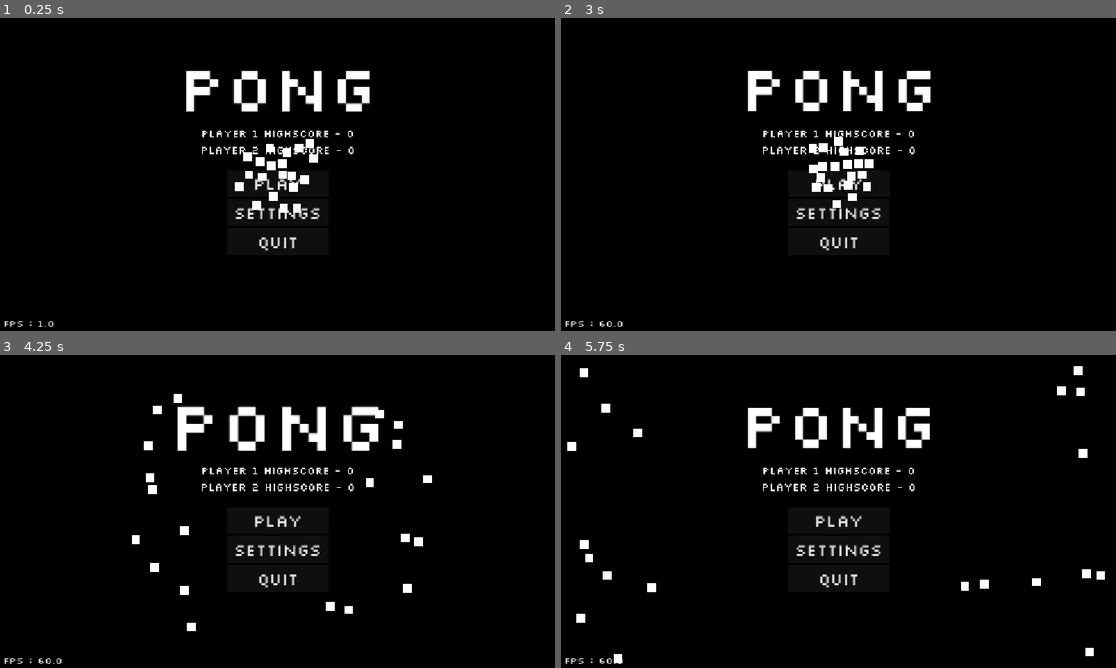
Above: before the commit, frames 1-4 (two rows, left to right).
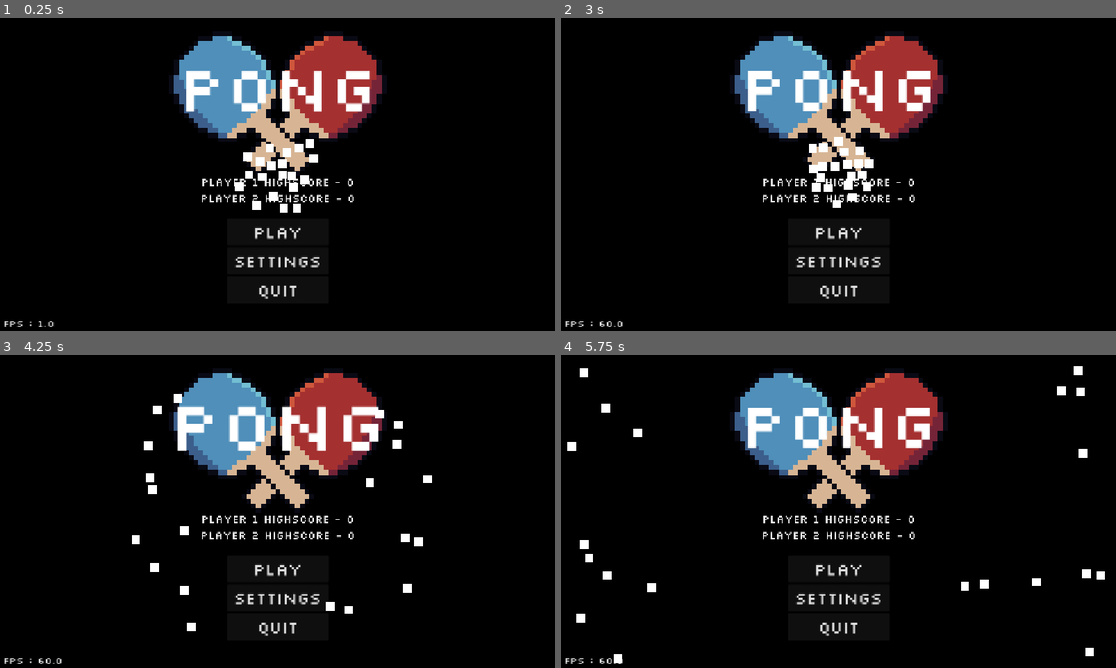
Above: after the commit, the same moments.

Repository: SlapMeLeft/Pong
Game: Godot game, scene res://Scenes/Main_Menu.tscn
The game is run twice, just before and just after one commit, with the same random seed, the same clock (stepped at 60 frames per second) and the same inputs.
Inputs (mouse positions are in pixels of both pictures, inside the frame that each line leads up to):
- Up to frame 1 (0.25 s): no input
- Up to frame 2 (3 s): click "Settings" at 0.5 s; click "Windowed" at 1.25 s; click "Borderless" at 2 s; click "Back To Menu" at 2.75 s
- Up to frame 3 (4.25 s): click (155, 580) at 3.5 s, where only the run before the commit has a clickable "Windowed"
- Up to frame 4 (5.75 s): click (716, 599) at 4.25 s, where only the run before the commit has a clickable "Borderless"; click (838, 655) at 5 s, where only the run before the commit has a clickable "Back To Menu"

The runs differ from the first frame. In frame 1, 9.7% of the frame differs, in the area x 31-69%, y 5-90%; in frame 2, 9.7%; in frame 3, 9.9%; in frame 4, 10%.

Commit message:
Added PNG to Main Menu, fixed pause menu and settings menu

Diff:
--- a/Scenes/Game.tscn
+++ b/Scenes/Game.tscn
@@ -54,7 +54,7 @@
 "times": PackedFloat32Array(0, 0.3, 0.6),
 "transitions": PackedFloat32Array(1, 1, 1),
 "update": 0,
-"values": [Vector2(1, 1), Vector2(1.3, 1.3), Vector2(1, 1)]
+"values": [Vector2(1, 1), Vector2(1.5, 1.5), Vector2(1, 1)]
 }
 
 [sub_resource type="AnimationLibrary" id="AnimationLibrary_3so38"]
--- a/Scenes/Main_Menu.tscn
+++ b/Scenes/Main_Menu.tscn
@@ -1,6 +1,7 @@
 [gd_scene format=3 uid="uid://s7wgnbiqw150"]
 
 [ext_resource type="Script" uid="uid://4m81pbcfjof2" path="res://Scripts/main_menu.gd" id="1_rmbjf"]
+[ext_resource type="Texture2D" uid="uid://bq7n6j44iaald" path="res://Assets/Icons/Red And Blue TabbleTennis bat.png" id="2_1edw4"]
 [ext_resource type="FontFile" uid="uid://bl83ig2nqptj2" path="res://Fonts/Silkscreen-Regular.ttf" id="2_b7rmo"]
 [ext_resource type="Script" uid="uid://duldqr2y1spqi" path="res://Scripts/Tweens/play_button_tween.gd" id="3_00u4r"]
 [ext_resource type="Script" uid="uid://prj3x8nhx612" path="res://Scenes/ball.gd" id="3_b7rmo"]
@@ -75,6 +76,7 @@
 script = ExtResource("1_rmbjf")
 
 [node name="ColorRect" type="ColorRect" parent="." unique_id=168861196]
+z_index = -2
 layout_mode = 1
 anchors_preset = 15
 anchor_right = 1.0
@@ -83,7 +85,14 @@
 grow_vertical = 2
 color = Color(0, 0, 0, 1)
 
+[node name="Sprite2D" type="Sprite2D" parent="." unique_id=925694240]
+texture_filter = 1
+position = Vector2(576, 177.49)
+scale = Vector2(10, 10)
+texture = ExtResource("2_1edw4")
+
 [node name="Title" type="Label" parent="." unique_id=1124019174]
+z_index = 1
 texture_filter = 4
 layout_mode = 1
 anchors_preset = 8
@@ -105,6 +114,7 @@
 libraries/ = SubResource("AnimationLibrary_00u4r")
 
 [node name="p1HighScore" type="Label" parent="." unique_id=1207548931]
+z_index = 1
 texture_filter = 2
 layout_mode = 1
 anchors_preset = 8
@@ -113,9 +123,9 @@
 anchor_right = 0.5
 anchor_bottom = 0.5
 offset_left = -404.0
-offset_top = -168.49995
+offset_top = -68.5
 offset_right = 404.0
-offset_bottom = -1.5
+offset_bottom = 98.5
 grow_horizontal = 2
 grow_vertical = 2
 scale = Vector2(0.41, 0.41)
@@ -126,6 +136,7 @@
 vertical_alignment = 1
 
 [node name="HighScore2" type="Label" parent="." unique_id=547025638]
+z_index = 1
 texture_filter = 2
 layout_mode = 1
 anchors_preset = 8
@@ -134,9 +145,9 @@
 anchor_right = 0.5
 anchor_bottom = 0.5
 offset_left = -404.0
-offset_top = -134.49995
+offset_top = -34.5
 offset_right = 404.0
-offset_bottom = 32.5
+offset_bottom = 132.49997
 grow_horizontal = 2
 grow_vertical = 2
 scale = Vector2(0.41, 0.41)
@@ -147,16 +158,17 @@
 vertical_alignment = 1
 
 [node name="VBoxContainer" type="VBoxContainer" parent="." unique_id=1151209125]
+z_index = 1
 layout_mode = 1
 anchors_preset = 8
 anchor_left = 0.5
 anchor_top = 0.5
 anchor_right = 0.5
 anchor_bottom = 0.5
-offset_left = -83.0
-offset_top = -66.42499
-offset_right = 83.0
-offset_bottom = 224.57501
+offset_left = -106.0
+offset_top = 33.575012
+offset_right = 106.0
+offset_bottom = 324.575
 grow_horizontal = 2
 grow_vertical = 2
 alignment = 1
--- a/Scenes/global.tscn
+++ b/Scenes/global.tscn
@@ -17,6 +17,7 @@
 color = Color(0, 0, 0, 1)
 
 [node name="Music" type="AudioStreamPlayer2D" parent="." unique_id=1183682478]
+process_mode = 3
 stream = ExtResource("1_o8ivi")
 volume_db = 15.0
 autoplay = true
--- a/Scenes/pause_menu.tscn
+++ b/Scenes/pause_menu.tscn
@@ -8,6 +8,7 @@
 [ext_resource type="Script" uid="uid://cumghg5xmulw1" path="res://Scripts/Tweens/quit_button_tween.gd" id="6_stj27"]
 
 [node name="Pause Menu" type="CanvasLayer" unique_id=974073145]
+process_mode = 3
 visible = false
 script = ExtResource("1_nwcfo")
 
@@ -126,16 +127,29 @@
 custom_minimum_size = Vector2(0, 20)
 layout_mode = 2
 
-[node name="FPS Counter" type="Label" parent="Controls" unique_id=782148995]
+[node name="Label" type="Label" parent="Controls" unique_id=1743164832]
 texture_filter = 4
 layout_mode = 2
 theme_override_fonts/font = ExtResource("1_hdmo1")
 theme_override_font_sizes/font_size = 22
-text = "FPS Counter - B"
+text = "Player 1 - wasd"
 horizontal_alignment = 1
 vertical_alignment = 1
 
 [node name="|" type="Control" parent="Controls" unique_id=1267610362]
+custom_minimum_size = Vector2(0, 12)
+layout_mode = 2
+
+[node name="Label2" type="Label" parent="Controls" unique_id=712080264]
+texture_filter = 4
+layout_mode = 2
+theme_override_fonts/font = ExtResource("1_hdmo1")
+theme_override_font_sizes/font_size = 22
+text = "player 2 - arrow keys"
+horizontal_alignment = 1
+vertical_alignment = 1
+
+[node name="|3" type="Control" parent="Controls" unique_id=1479146602]
 custom_minimum_size = Vector2(0, 12)
 layout_mode = 2
 
@@ -148,29 +162,16 @@
 horizontal_alignment = 1
 vertical_alignment = 1
 
-[node name="|3" type="Control" parent="Controls" unique_id=1479146602]
+[node name="|4" type="Control" parent="Controls" unique_id=647116971]
 custom_minimum_size = Vector2(0, 12)
 layout_mode = 2
 
-[node name="Label" type="Label" parent="Controls" unique_id=1743164832]
+[node name="FPS Counter" type="Label" parent="Controls" unique_id=782148995]
 texture_filter = 4
 layout_mode = 2
 theme_override_fonts/font = ExtResource("1_hdmo1")
 theme_override_font_sizes/font_size = 22
-text = "Player 1 - wasd"
-horizontal_alignment = 1
-vertical_alignment = 1
-
-[node name="|4" type="Control" parent="Controls" unique_id=647116971]
-custom_minimum_size = Vector2(0, 12)
-layout_mode = 2
-
-[node name="Label2" type="Label" parent="Controls" unique_id=712080264]
-texture_filter = 4
-layout_mode = 2
-theme_override_fonts/font = ExtResource("1_hdmo1")
-theme_override_font_sizes/font_size = 22
-text = "player 2 - arrow keys"
+text = "FPS Counter - B"
 horizontal_alignment = 1
 vertical_alignment = 1
 
--- a/Scenes/settings.tscn
+++ b/Scenes/settings.tscn
@@ -11,30 +11,24 @@
 [ext_resource type="Script" uid="uid://cfg3mc3gjd26q" path="res://Scripts/Tweens/settings_reset_save_button_tween.gd" id="9_vmqi3"]
 [ext_resource type="Script" uid="uid://5kv1n5up2nih" path="res://Scripts/Tweens/settings_confirm_button_tween.gd" id="10_g8dc3"]
 
-[node name="Settings" type="Control" unique_id=337094151]
-layout_mode = 3
+[node name="Settings" type="CanvasLayer" unique_id=1140067159]
+process_mode = 3
+visible = false
+script = ExtResource("1_i44u3")
+
+[node name="SFX Audio test" type="AudioStreamPlayer2D" parent="." unique_id=651202992]
+stream = ExtResource("2_lhmql")
+bus = &"SFX"
+
+[node name="ColorRect" type="ColorRect" parent="." unique_id=815370026]
 anchors_preset = 15
 anchor_right = 1.0
 anchor_bottom = 1.0
 grow_horizontal = 2
 grow_vertical = 2
-script = ExtResource("1_i44u3")
-
-[node name="SFX Audio test" type="AudioStreamPlayer2D" parent="." unique_id=651202992]
-stream = ExtResource("2_lhmql")
-bus = &"SFX"
-
-[node name="ColorRect" type="ColorRect" parent="." unique_id=815370026]
-layout_mode = 1
-anchors_preset = 15
-anchor_right = 1.0
-anchor_bottom = 1.0
-grow_horizontal = 2
-grow_vertical = 2
 color = Color(0, 0, 0, 1)
 
 [node name="Settings" type="VBoxContainer" parent="." unique_id=1457971626]
-layout_mode = 1
 anchors_preset = 8
 anchor_left = 0.5
 anchor_top = 0.5
@@ -129,7 +123,6 @@
 script = ExtResource("7_ieo4m")
 
 [node name="Menu Button" type="VBoxContainer" parent="." unique_id=679836683]
-layout_mode = 1
 anchors_preset = 7
 anchor_left = 0.5
 anchor_top = 1.0
@@ -148,7 +141,6 @@
 script = ExtResource("8_1c72s")
 
 [node name="Save Reset" type="VBoxContainer" parent="." unique_id=281377663]
-layout_mode = 1
 anchors_preset = 5
 anchor_left = 0.5
 anchor_right = 0.5
@@ -176,7 +168,6 @@
 script = ExtResource("10_g8dc3")
 
 [node name="Controls" type="VBoxContainer" parent="." unique_id=578805407]
-layout_mode = 1
 anchors_preset = 6
 anchor_left = 1.0
 anchor_top = 0.5
--- a/Scripts/game.gd
+++ b/Scripts/game.gd
@@ -2,6 +2,11 @@
 
 @onready var pause_menu: CanvasLayer = $"Pause Menu"
 @onready var animation_player: AnimationPlayer = $"Ball Speed/AnimationPlayer"
+
+
+func _ready() -> void:
+	pause_menu.hide()
+	animation_player.play("Idle_rotate")
 
 
 func _unhandled_input(event: InputEvent) -> void:
@@ -9,10 +14,8 @@
 		if get_tree().paused:
 			get_tree().paused = false
 			pause_menu.hide()
+			animation_player.play()
 		else:
+			get_tree().paused = true
 			pause_menu.show()
 			animation_player.pause()
-
-
-func _ready() -> void:
-	animation_player.play("Idle_rotate")
--- a/Scripts/main_menu.gd
+++ b/Scripts/main_menu.gd
@@ -6,6 +6,9 @@
 @onready var high_score_label: Label = $HighScore
 @onready var p1_high_score: Label = $p1HighScore
 @onready var p2_high_score: Label = $HighScore2
+
+
+
 
 
 func _ready() -> void:
@@ -22,7 +25,7 @@
 
 func _on_settings_button_pressed() -> void:
 	get_tree().change_scene_to_file("res://Scenes/settings.tscn")
-
+	Settings.show()
 
 func _on_quit_button_pressed() -> void:
 	get_tree().quit()
--- a/Scripts/pause_menu.gd
+++ b/Scripts/pause_menu.gd
@@ -6,17 +6,20 @@
 
 
 func _on_resume_pressed() -> void:
+	unpaused()
 	pause_menu.hide()
 	set_physics_process(true)
 	animation_player.play()
 
 
 func _on_restart_pressed() -> void:
+	unpaused()
 	get_tree().change_scene_to_file("res://Scenes/Game.tscn")
 	pause_menu.hide()
 
 
 func _on_main_menu_pressed() -> void:
+	unpaused()
 	get_tree().change_scene_to_file("res://Scenes/Main_Menu.tscn")
 	Input.mouse_mode = Input.MOUSE_MODE_VISIBLE
 	pause_menu.hide()
@@ -24,3 +27,7 @@
 
 func _on_quit_pressed() -> void:
 	get_tree().quit()
+
+
+func unpaused() -> void:
+	get_tree().paused = false
--- a/Scripts/settings.gd
+++ b/Scripts/settings.gd
@@ -1,23 +1,22 @@
-extends Control
+extends CanvasLayer
 
 signal fps
 
 @onready var confirm: Button = $"Save Reset/Confirm"
 @onready var reset_save: Button = $"Save Reset/Reset Save"
 
-@onready var settings: Control = $"."
+@onready var settings: CanvasLayer = $"."
 
 @onready var music_volume: HSlider = $"Settings/Music Volume"
 @onready var sfx_volume: HSlider = $"Settings/Sfx Volume"
 @onready var sfx_audio_test: AudioStreamPlayer2D = $"SFX Audio test"
-
 
 var sfx_bus_index: int
 var music_bus_index: int
 
 func _on_button_pressed() -> void:
 	get_tree().change_scene_to_file("res://Scenes/Main_Menu.tscn")
-
+	Settings.hide()
 
 func _ready() -> void:
 	sfx_bus_index = AudioServer.get_bus_index("SFX")
@@ -32,10 +31,7 @@
 
 
 func _process(float) -> void:
-	if get_tree().current_scene:
-		settings.show()
-	else:
-		settings.hide()
+	pass
 
 
 func _on_sfx_volume_changed(value: float) -> void:
@@ -68,12 +64,12 @@
 
 func _on_windowed_pressed() -> void:
 	DisplayServer.window_set_mode(DisplayServer.WINDOW_MODE_WINDOWED)
-	get_window().borderless = true
+	get_window().borderless = false
 
 
 func _on_boderless_pressed() -> void:
 	DisplayServer.window_set_mode(DisplayServer.WINDOW_MODE_WINDOWED)
-	get_window().borderless = false
+	get_window().borderless = true
 
 
 func _on_fullscreen_borderless_pressed() -> void:
Binary file added: Assets/Bumper Assets/Red And Blue TabbleTennis bat.png
Not shown, added: Assets/Bumper Assets/Red And Blue TabbleTennis bat.png.import
Binary file added: Assets/Icons/Red And Blue TabbleTennis bat.png
Not shown, added: Assets/Icons/Red And Blue TabbleTennis bat.png.import
